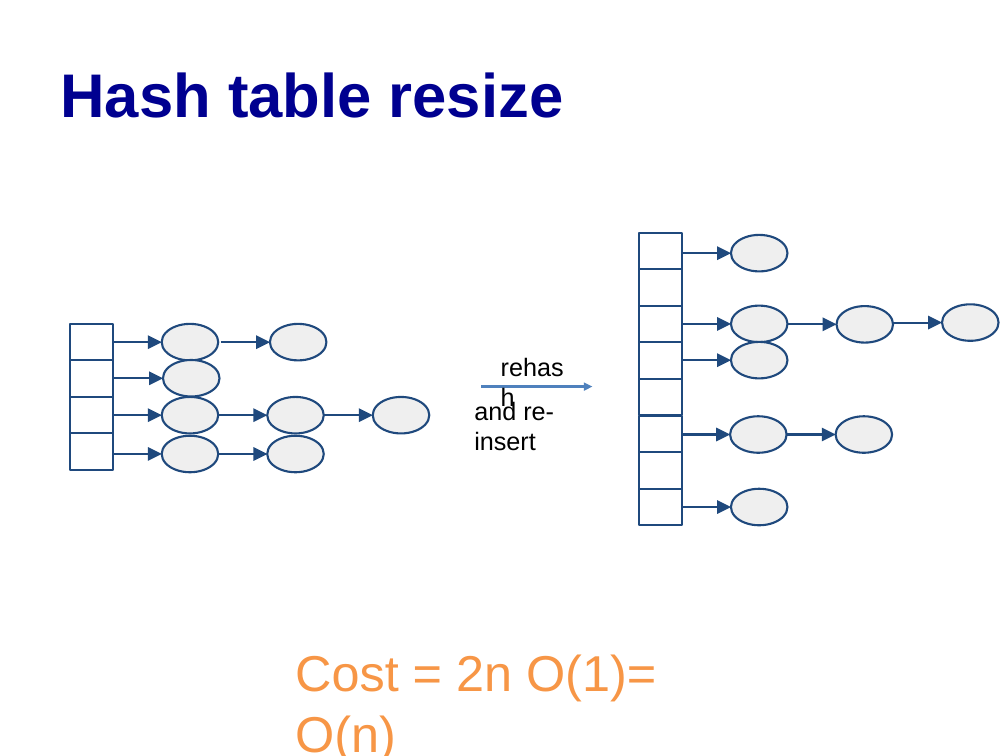
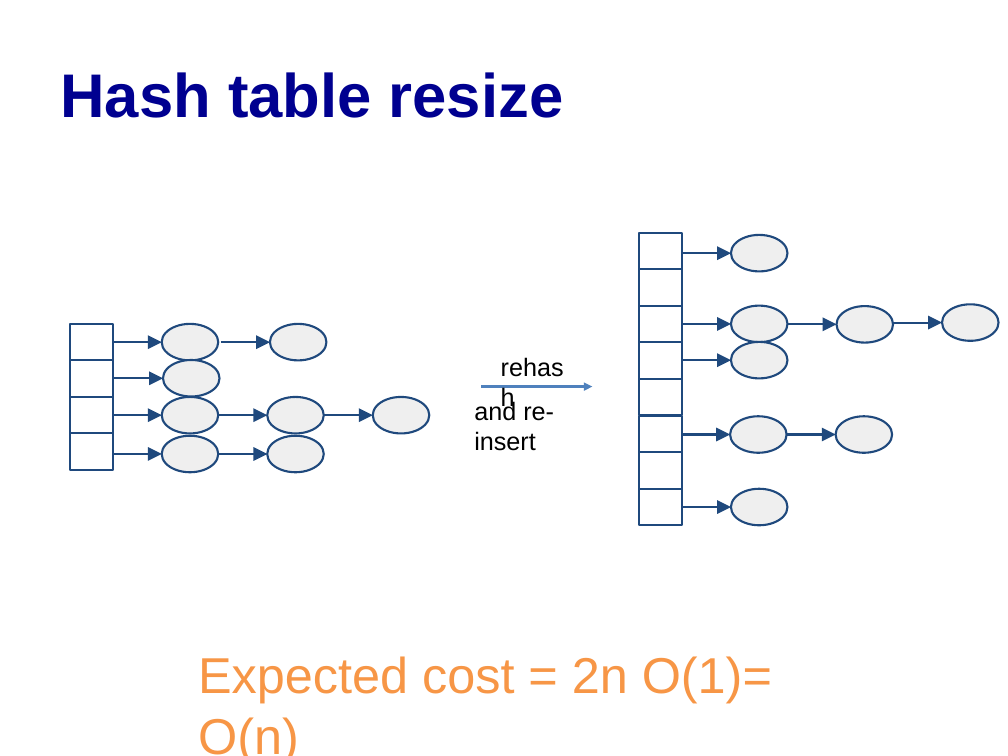
Before and after one commit to cs3110/materials-2019fa, a slide deck: slide 12 of 14-amortized/lec.pptx. Drawn at 1008x756 pixels with LibreOffice and Linux fonts; fonts in the diff are those of the drawing. Boxes give left, top, right and bottom in pixels: in the first picture for what was removed or moved away, otherwise in the second. Text is boxed around its words. In the diff, an @@ line names an element or a change of style, - is before the commit and + after.

```diff
--- a/14-amortized/lec.pptx
+++ b/14-amortized/lec.pptx
@@ text at <box>198,656,772,756</box>: text changed @@
-Cost = 2n O(1)= O(n)
+Expected cost = 2n O(1)= O(n)
```
Also in this commit, not shown: 2 other slides changed, 5 slides added.
